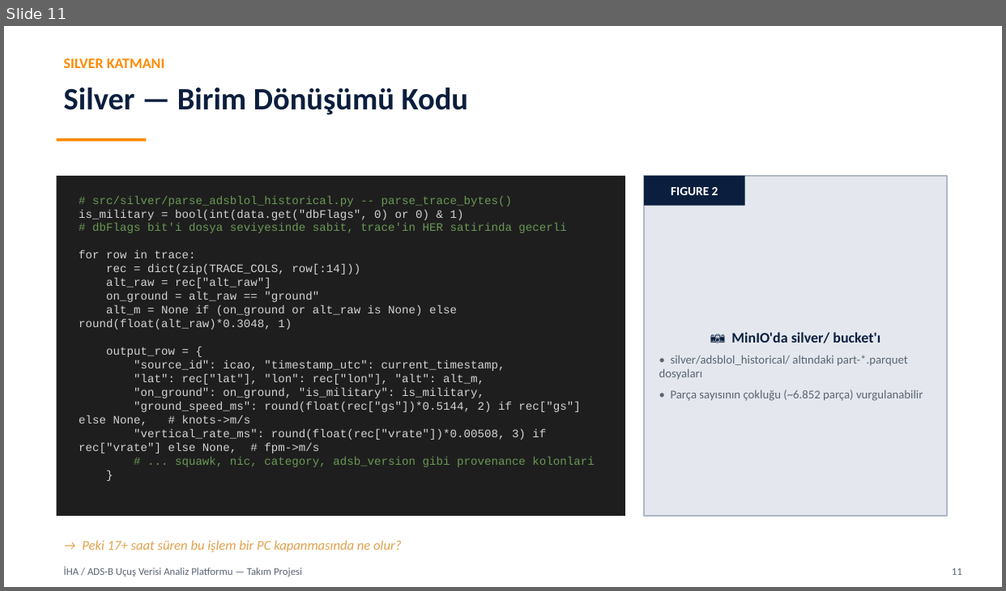
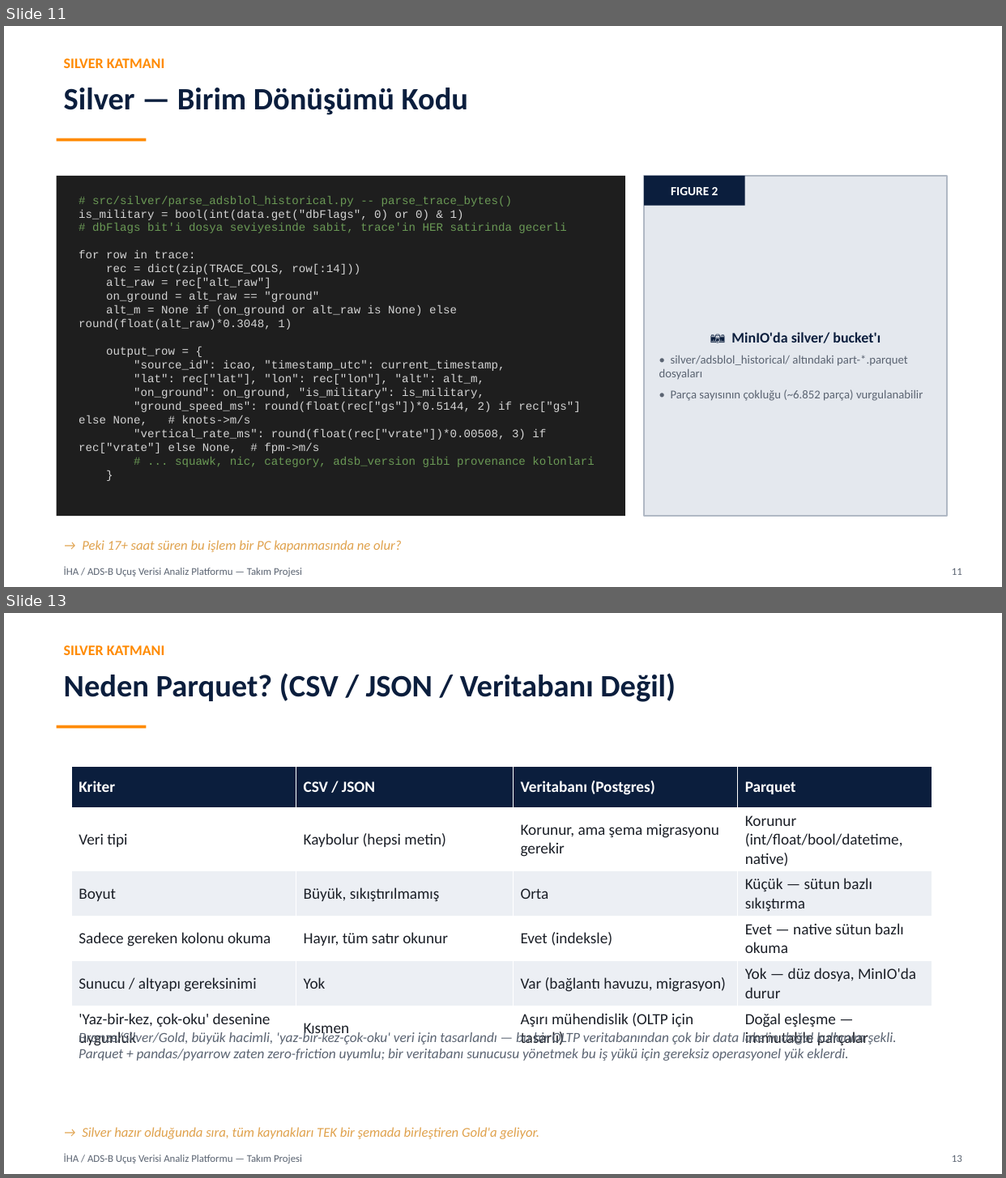
Before and after one commit to ColdVI/AnomalyDetection, a slide deck: docs/takim_projesi_sunumu.pptx. Shown one above the other, each under a label of ours: slide 11 before the commit, slides 11 and 13 after it; the slides between them are not shown. The pictures are 1006x591 and 1006x1178 pixels, drawn with LibreOffice and Linux fonts; fonts in the diff are those of the drawing. Boxes give left, top, right and bottom in pixels: in the first picture for what was removed or moved away, otherwise in the second. Text is boxed around its words. In the diff, an @@ line names an element or a change of style, - is before the commit and + after.

```diff
--- a/docs/takim_projesi_sunumu.pptx
+++ b/docs/takim_projesi_sunumu.pptx
@@ slide 13 added at (x1=4, y1=613, x2=1002, y2=1174), background #FFFFFF @@
@@ text added at (x1=64, y1=645, x2=165, y2=655), 14 pt, text #FF8A00, bold @@
+SILVER KATMANI
@@ text added at (x1=64, y1=673, x2=675, y2=702), 30 pt, text #0B1E3D, bold @@
+Neden Parquet? (CSV / JSON / Veritabanı Değil)
@@ rectangle added at (x1=57, y1=726, x2=147, y2=728), fill #FF8A00 @@
@@ table added at (x1=71, y1=766, x2=932, y2=1050), 6 rows, 4 columns @@
+Kriter | CSV / JSON | Veritabanı (Postgres) | Parquet
+Veri tipi | Kaybolur (hepsi metin) | Korunur, ama şema migrasyonu gerekir | Korunur (int/float/bool/datetime, native)
+Boyut | Büyük, sıkıştırılmamış | Orta | Küçük — sütun bazlı sıkıştırma
+Sadece gereken kolonu okuma | Hayır, tüm satır okunur | Evet (indeksle) | Evet — native sütun bazlı okuma
+Sunucu / altyapı gereksinimi | Yok | Var (bağlantı havuzu, migrasyon) | Yok — düz dosya, MinIO'da durur
+'Yaz-bir-kez, çok-oku' desenine uygunluk | Kısmen | Aşırı mühendislik (OLTP için tasarlı) | Doğal eşleşme — immutable parçalar
@@ text added at (x1=79, y1=1031, x2=897, y2=1061), 13.5 pt, text #5B6472, italic @@
+Bronze/Silver/Gold, büyük hacimli, 'yaz-bir-kez-çok-oku' veri için tasarlandı — bu bir OLTP veritabanından çok bir data lake'in doğal kullanım şekli. Parquet + pandas/pyarrow zaten zero-friction uyumlu; bir veritabanı sunucusu yönetmek bu iş yükü için gereksiz operasyonel yük eklerdi.
@@ text added at (x1=82, y1=1127, x2=539, y2=1139), 13 pt, text #E0A24D, italic @@
+→ Silver hazır olduğunda sıra, tüm kaynakları TEK bir şemada birleştiren Gold'a geliyor.
@@ text added at (x1=64, y1=1153, x2=302, y2=1164), 10 pt, text #5B6472 @@
+İHA / ADS-B Uçuş Verisi Analiz Platformu — Takım Projesi
@@ text added at (x1=952, y1=1155, x2=962, y2=1162), 10 pt, text #5B6472 @@
+13
```
Also in this commit, not shown: 20 slides changed, 2 other slides added, 3 other files.
